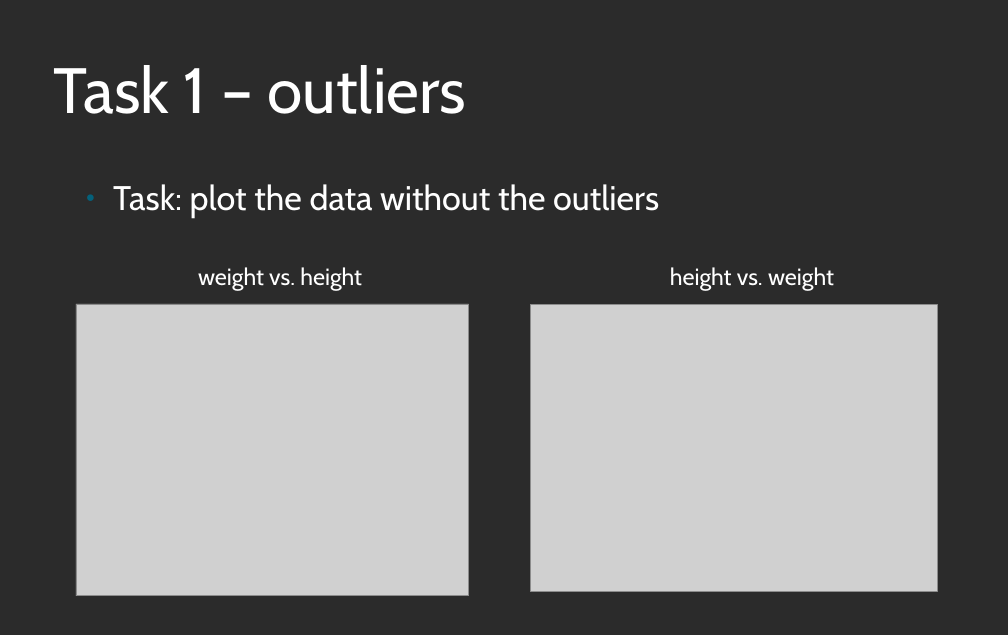
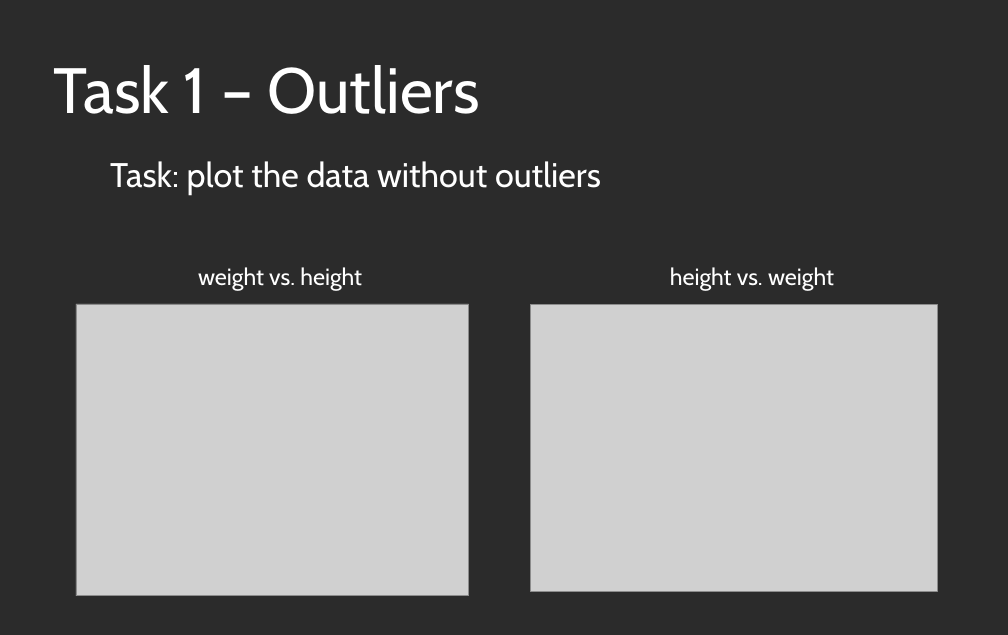
Before and after one commit to maksim96/Pattern-Recognition, a slide deck: slide 3 of Project01/presentation libre/Pattern Recognition leif 1 2 3.odp. Drawn at 1008x635 pixels with LibreOffice and Linux fonts; fonts in the diff are those of the drawing; grey boxes stand for pictures; background and template pictures are left out; a plain dark background stands for a picture behind light text. Boxes give left, top, right and bottom in pixels: in the first picture for what was removed or moved away, otherwise in the second. Text is boxed around its words. In the diff, an @@ line names an element or a change of style, - is before the commit and + after.

```diff
--- a/Project01/presentation libre/Pattern Recognition leif 1 2 3.odp
+++ b/Project01/presentation libre/Pattern Recognition leif 1 2 3.odp
@@ text at bbox=[53, 65, 481, 114]: text changed @@
-Task 1 – outliers
+Task 1 – Outliers
@@ text at bbox=[110, 161, 601, 195]: text changed @@
-● Task: plot the data without the outliers
+Task: plot the data without outliers
```
Also in this commit, not shown: 12 other slides changed, 10 slides added, 15 other files.
